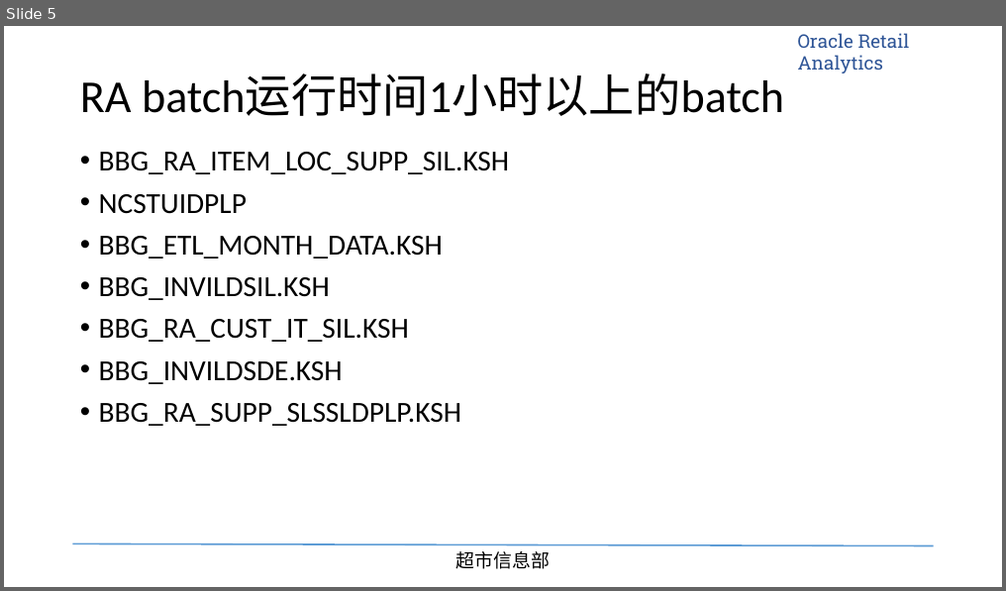
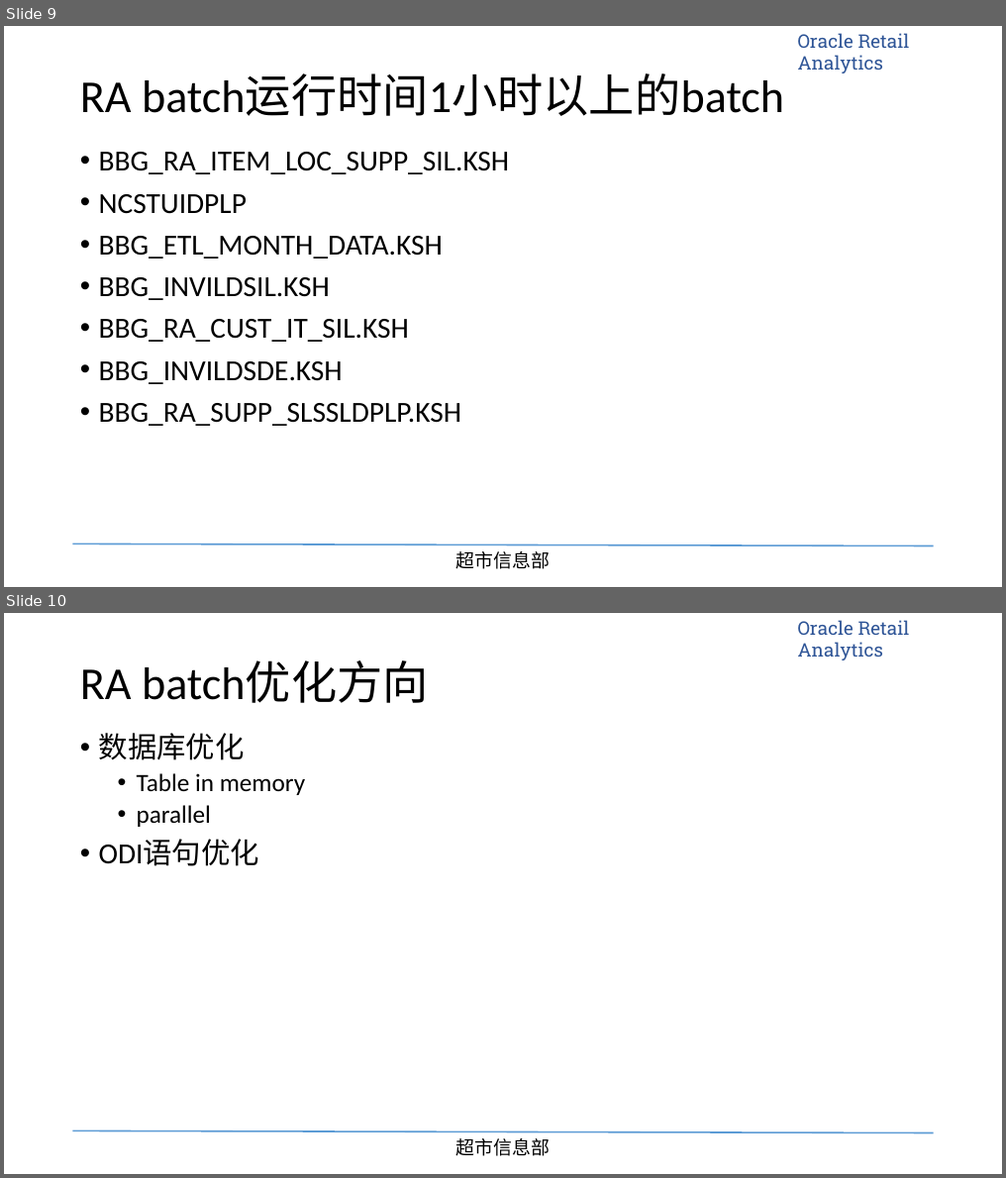
Before and after one commit to tigeryangjin/BBG, a slide deck: 软维组日常工作记录跟踪表/RA建设成果和batch运行情况-20150929.pptx. Shown one above the other, each under a label of ours: slide 5 before the commit, slides 9 and 10 after it. The pictures are 1006x591 and 1006x1178 pixels, drawn with LibreOffice and Linux fonts; fonts in the diff are those of the drawing; background and template pictures are left out. Boxes give left, top, right and bottom in pixels: in the first picture for what was removed or moved away, otherwise in the second. Text is boxed around its words. In the diff, an @@ line names an element or a change of style, - is before the commit and + after.

```diff
--- a/软维组日常工作记录跟踪表/RA建设成果和batch运行情况-20150929.pptx
+++ b/软维组日常工作记录跟踪表/RA建设成果和batch运行情况-20150929.pptx
@@ slide 10 added at (4,613,1002,1174), background #FFFFFF; not listed: 3 template elements that a slide beside it also shows @@
@@ title added at (80,661,429,703), 44 pt, text #000000 @@
+RA batch优化方向
@@ text added at (99,733,305,866), 24 pt, text #000000 @@
+• 数据库优化
+  • Table in memory
+  • parallel
+• ODI语句优化
@@ what was slide 5 is now slide 9 @@
```
Also in this commit, not shown: 3 slides changed, 5 other slides added, 1 slide removed, 12 other files.
